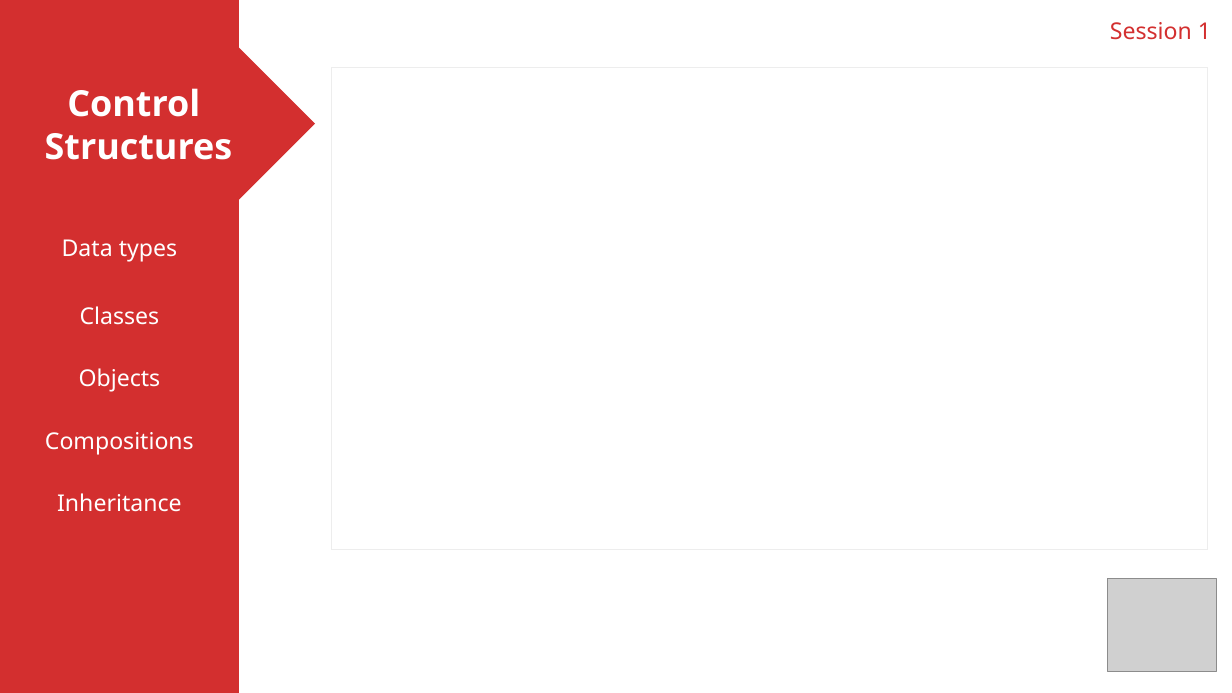
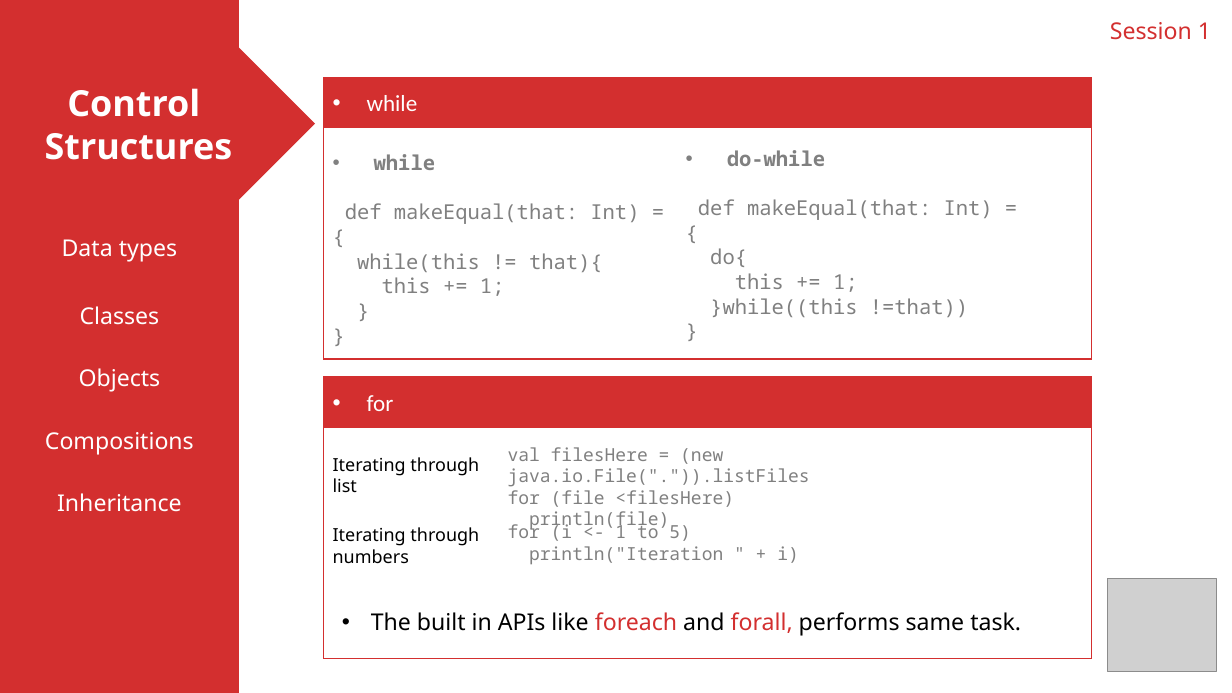
Before and after one commit to ShubhamWanne-zz/Scala-Read-Guide, a slide deck: slide 9 of Presentation1.pptx (slide 11 before the commit). Drawn at 1232x693 pixels with LibreOffice and Linux fonts; fonts in the diff are those of the drawing; grey boxes stand for pictures. Boxes give left, top, right and bottom in pixels: in the first picture for what was removed or moved away, otherwise in the second. Text is boxed around its words. In the diff, an @@ line names an element or a change of style, - is before the commit and + after.

```diff
--- a/Presentation1.pptx
+++ b/Presentation1.pptx
@@ rectangle added at (323, 79, 1092, 360), fill #FFFFFF, outline #D32F2F 1 pt @@
@@ rectangle added at (323, 78, 1092, 128), fill #D32F2F, outline #D32F2F 1 pt, 18 pt, text #FFFFFF @@
+• while
@@ rectangle removed at (332, 67, 1209, 549) @@
@@ text added at (345, 154, 639, 296), 16 pt, text #808080 @@
+• while
+def makeEqual(that: Int) = {
+while(this != that){
+this += 1;
+}
+}
@@ text added at (698, 150, 993, 317), 16 pt, text #808080 @@
+• do-while
+def makeEqual(that: Int) = {
+do{
+this += 1;
+}while((this !=that))
+}
@@ rectangle added at (323, 379, 1092, 659), fill #FFFFFF, outline #D32F2F 1 pt @@
@@ rectangle added at (323, 377, 1092, 427), fill #D32F2F, outline #D32F2F 1 pt, 18 pt, text #FFFFFF @@
+• for
@@ text added at (508, 447, 810, 531), 14 pt, text #808080 @@
+val filesHere = (new java.io.File(".")).listFiles
+for (file <filesHere)
+println(file)
@@ text added at (333, 457, 479, 493), 14 pt, text #000000 @@
+Iterating through list
@@ text added at (333, 527, 479, 564), 14 pt, text #000000 @@
+Iterating through numbers
@@ text added at (508, 522, 799, 564), 14 pt, text #808080 @@
+for (i <- 1 to 5)
+println("Iteration " + i)
@@ text added at (371, 612, 1021, 636), 18 pt, text #000000 @@
+• The built in APIs like foreach and forall, performs same task.
```
Also in this commit, not shown: 7 other slides changed, 2 slides added, 2 slides removed.
